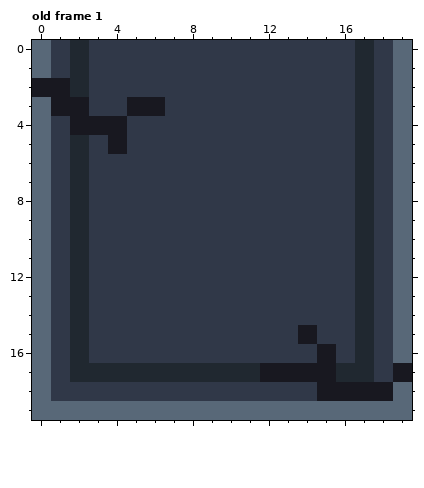
One commit to this animated GIF sprite: data/client/gfx/base-bottom-anim-dead.gif. The first picture shows the starting point.
The file is 20x20 pixels. Shown: old frame 1. The commit also changed other frames, which this record leaves out.
And afterwards:
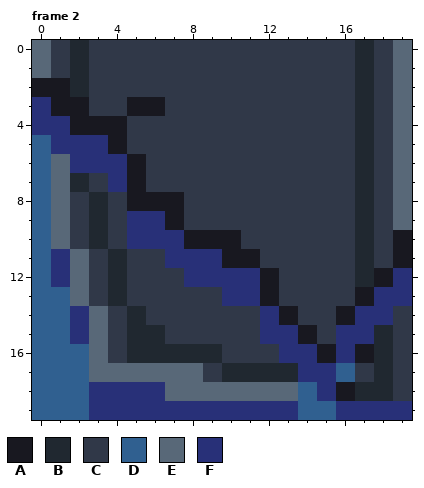
Palette (. is transparent): A #181820  B #202830  C #303848  D #306090  E #586878  F #283078
A new or re-ordered frame is compared with the old frame closest to it.
The edit:
frames 1 -> 3
Frame 2 is new; against old frame 1:
y 3: x 0 E -> F
y 4: x 0..1 EC -> FF
y 5: x 0..3 ECBC -> DFFF
y 6: x 0..5 ECBCCC -> DEFFFA
y 7: x 0..1 EC -> DE; x 4..5 CC -> FA
y 8: x 0..3 ECBC -> DECB; x 5..7 CCC -> AAA
y 9: x 0..3 ECBC -> DECB; x 5..7 CCC -> FFA
y 10: x 0..3 ECBC -> DECB; x 5..10 CCCCCC -> FFFAAA; x 19 E -> A
y 11: x 0..2 ECB -> DFE; x 4 C -> B; x 7..11 CCCCC -> FFFAA; x 19 E -> A
y 12: x 0..2 ECB -> DFE; x 4 C -> B; x 8..12 CCCCC -> FFFFA; x 18..19 CE -> AF
y 13: x 0..2 ECB -> DDE; x 4 C -> B; x 10..12 CCC -> FFA; x 17..19 BCE -> AFF
y 14: x 0..3 ECBC -> DDFE; x 5 C -> B; x 12..13 CC -> FA; x 16..19 CBCE -> AFFC
y 15: x 0..3 ECBC -> DDFE; x 5..6 CC -> BB; x 12..13 CC -> FF; x 16..19 CBCE -> FFBC
y 16: x 0..3 ECBC -> DDDE; x 5..9 CCCCC -> BBBBB; x 13..14 CC -> FF; x 16..19 CBCE -> FABC
y 17: x 0..9 ECBBBBBBBB -> DDDEEEEEEC; x 12..19 AAAABBCA -> BBFFDCBC
y 18: x 0..15 ECCCCCCCCCCCCCCA -> DDDFFFFEEEEEEEDF; x 17..19 AAE -> BBC
y 19: x 0..19 EEEEEEEEEEEEEEEEEEEE -> DDDFFFFFFFFFFFDDFFFF
Changed places in both pictures, as pixel boxes (x1, y1, x2, y2):
changed: (32, 97, 412, 420)
